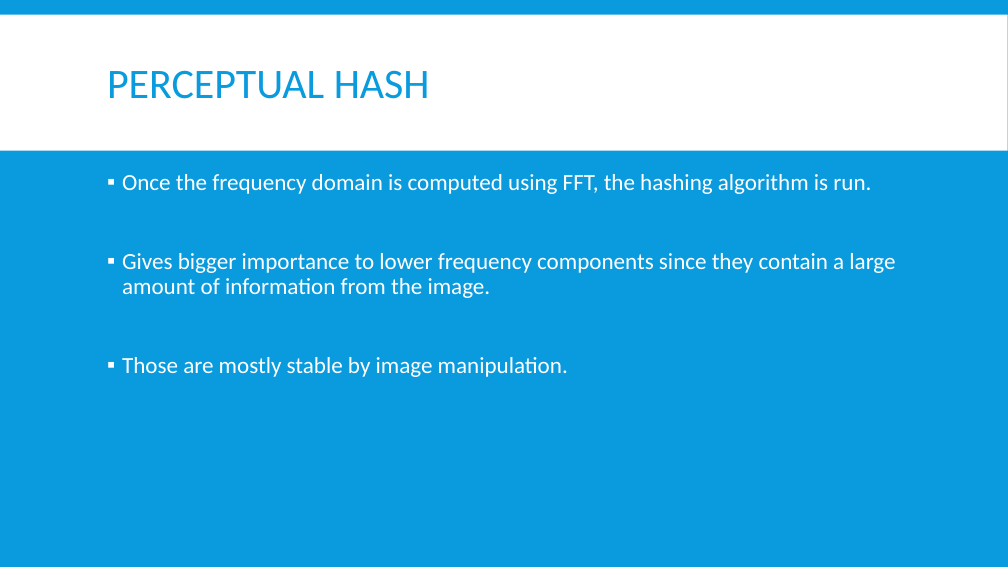
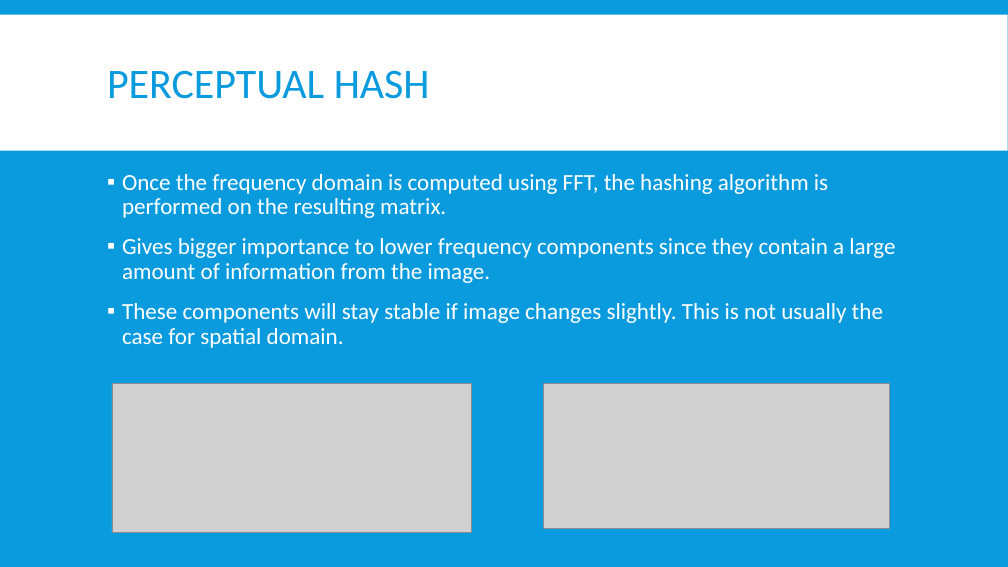
Before and after one commit to euwen/perceptual-image-hash, a slide deck: slide 5 of results/presentation_draft.pptx. Drawn at 1008x567 pixels with LibreOffice and Linux fonts; fonts in the diff are those of the drawing; grey boxes stand for pictures. Boxes give left, top, right and bottom in pixels: in the first picture for what was removed or moved away, otherwise in the second. Text is boxed around its words. In the diff, an @@ line names an element or a change of style, - is before the commit and + after.

Commit message:
added some stuff to slides

```diff
--- a/results/presentation_draft.pptx
+++ b/results/presentation_draft.pptx
@@ text at <box>122,174,828,218</box>: text changed @@
-▪ Once the frequency domain is computed using FFT, the hashing algorithm is run.
+▪ Once the frequency domain is computed using FFT, the hashing algorithm is performed on the resulting matrix.
@@ text at <box>122,303,883,348</box>: text changed @@
-▪ Those are mostly stable by image manipulation.
+▪ These components will stay stable if image changes slightly. This is not usually the case for spatial domain.
@@ picture added at <box>112,384,472,532</box> @@
@@ picture added at <box>544,384,889,529</box> @@
```
Also in this commit, not shown: 2 other slides changed.
